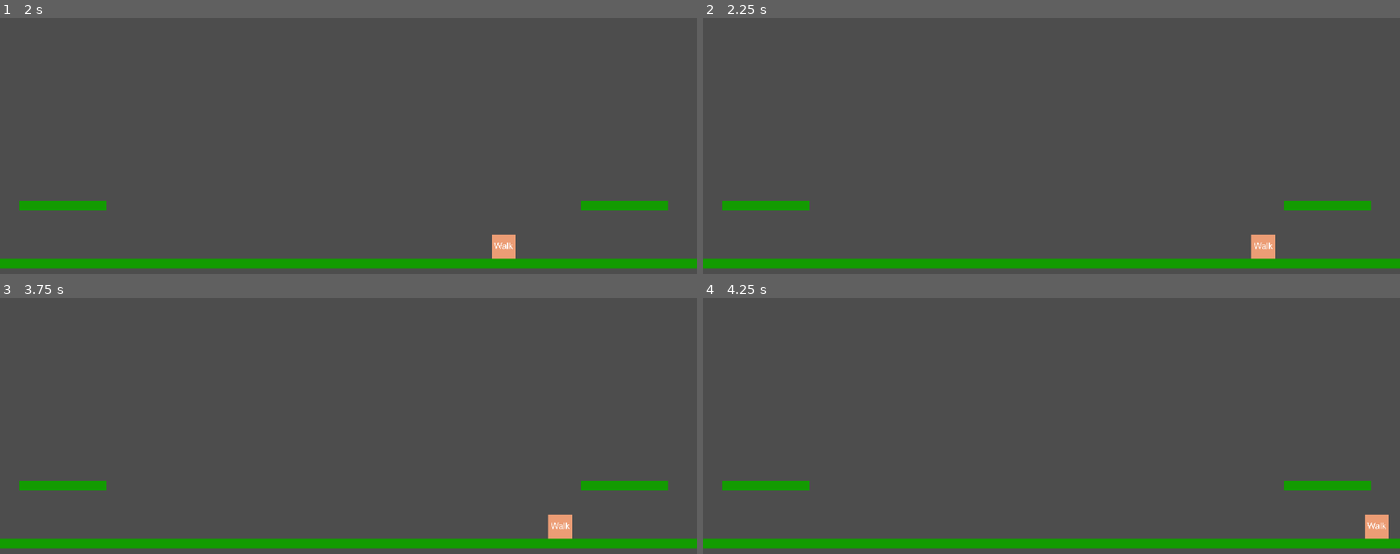
Above: before the commit, frames 1-4 (two rows, left to right).
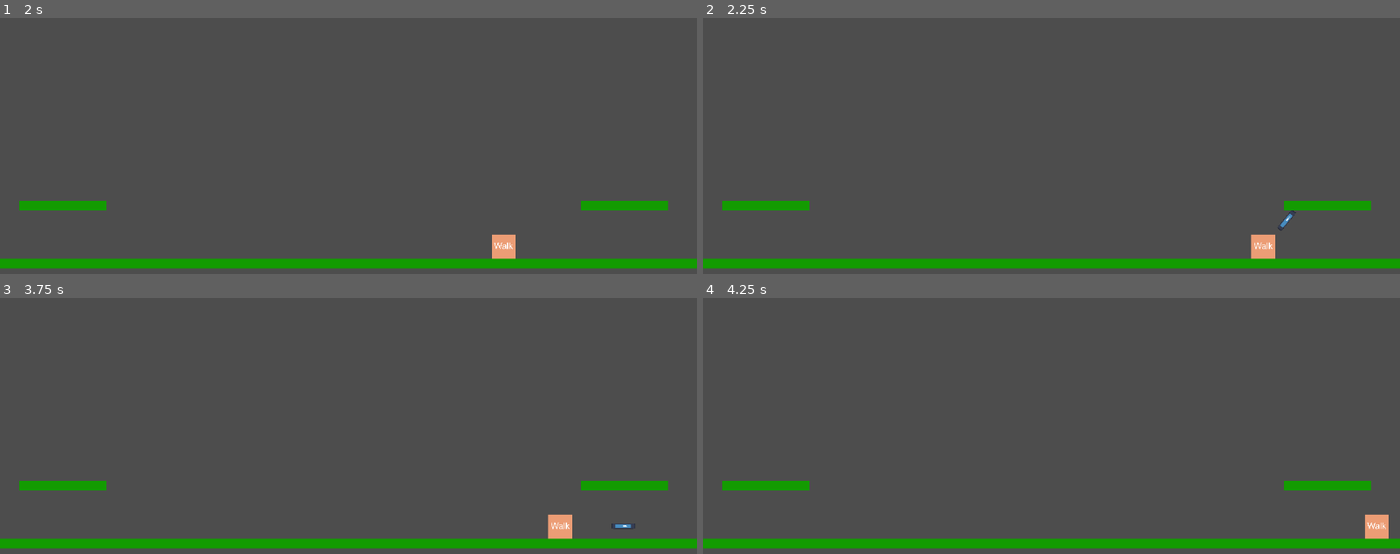
Above: after the commit, the same moments.

Repository: Pix-Hexate/SeniorDesign
Game: Godot game, scene res://Menus/main_menu.tscn
The game is run twice, just before and just after one commit, with the same random seed, the same clock (stepped at 60 frames per second) and the same inputs. The engine's default icon, where the game draws it, is replaced by a stand-in: a white triangle on a blue panel in a dark square.
Inputs:
- Up to frame 1 (2 s): click "Play" at 0.5 s; tap Enter at 1.25 s; hold Right (RightKey) from 1.28 s (still down); hold V (AbilityFourKey) from 1.28 s (still down); tap Up (UpKey) at 1.52 s
- Up to frame 2 (2.25 s): keep holding Right (RightKey); release V (AbilityFourKey) at 2.03 s; tap Z (AbilityOneKey) at 2.1 s
- Up to frame 3 (3.75 s): tap Up (UpKey) at 2.27 s; release Right (RightKey) at 2.78 s; hold Left (LeftKey) 2.78-3.53 s; hold C (AbilityThreeKey) 2.78-3.53 s; hold Right (RightKey) from 3.53 s (still down); tap X (AbilityTwoKey) at 3.6 s
- Up to frame 4 (4.25 s): keep holding Right (RightKey); tap Up (UpKey) at 3.77 s

Frame 1 is identical in both runs. In frame 2, less than 0.1% of the frame differs, in the area x 82-86%, y 75-83%; in frame 3, less than 0.1%; in frame 4, nothing differs.

Commit message:
v basic attack anim example done

Diff:
--- a/senior-design-project/Character/CharacterController.gd
+++ b/senior-design-project/Character/CharacterController.gd
@@ -18,6 +18,10 @@
 func _process(delta: float) -> void:
 	Take_Inputs()
 	Process_Movement_Inputs()
+	Process_Action_Inputs()
+
+func _physics_process(delta: float) -> void:
+	Process_Movement_Physics(delta)
 
 var Buffered_Keys : Dictionary = {"Movement" : "", "Action" : ""}
 @export var Playing_Action : bool = false
@@ -51,7 +55,6 @@
 		Buffered_Keys["Action"] = "AbilityFour"
 		BufferTimer.start()
 
-
 func Process_Movement_Inputs():
 	MovementVector = 0
 	match Buffered_Keys["Movement"]:
@@ -73,8 +76,20 @@
 		velocity.y -= JumpStrength
 		Buffered_Keys["Action"] = ""
 
-func _physics_process(delta: float) -> void:
-	Process_Movement_Physics(delta)
+func Process_Action_Inputs():
+	match Buffered_Keys["Action"]:
+		"AbilityOne":
+			if not Playing_Action:
+				AnimPlayer.play("AbilityOne")
+				Buffered_Keys["Action"] = ""
+		"AbilityTwo":
+			if not Playing_Action:
+				AnimPlayer.play("AbilityTwo")
+				Buffered_Keys["Action"] = ""
+		"AbilityThree":
+			pass
+		"AbilityFour":
+			pass
 
 
 func Process_Movement_Physics(delta : float):
@@ -88,19 +103,19 @@
 		velocity.x = 0
 
 	move_and_slide()
-	print(velocity.y)
 
 #First, check if going up or down, those always come first
 #Then, check if walking, if not walking or up or down, then idle
 func SetAnimation() -> void:
-	if ((not is_on_floor()) and (velocity.y >= 0)):
-		AnimPlayer.play("JumpDown")
-	elif velocity.y < 0:
-		AnimPlayer.play("JumpUp")
-	elif velocity.x != 0:
-		AnimPlayer.play("Walk")
-	else:
-		AnimPlayer.play("Idle")
+	if not Playing_Action:
+		if ((not is_on_floor()) and (velocity.y >= 0)):
+			AnimPlayer.play("JumpDown")
+		elif velocity.y < 0:
+			AnimPlayer.play("JumpUp")
+		elif velocity.x != 0:
+			AnimPlayer.play("Walk")
+		else:
+			AnimPlayer.play("Idle")
 
 
 func BufferTimeout():
